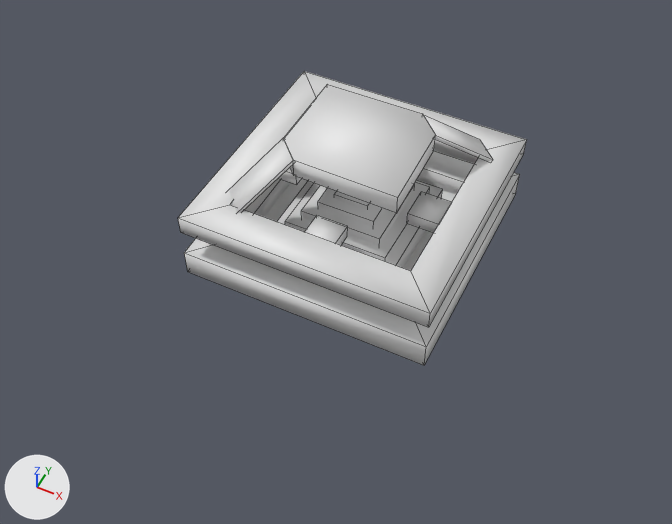
An edit to the Blender file Assets/Resources/Danny/Imports/Rooms/PyramidRoomModel.blend, drawn before and after from the same camera.
One viewpoint serves both versions: a 50 mm lens placed at (214.0, -468.0, 517.0), pointed at (3.0, -45.0, -12.0). The axes (+X, +Y, +Z) are drawn at lower left. The lights are the same throughout. Mesh edges are drawn as thin lines.
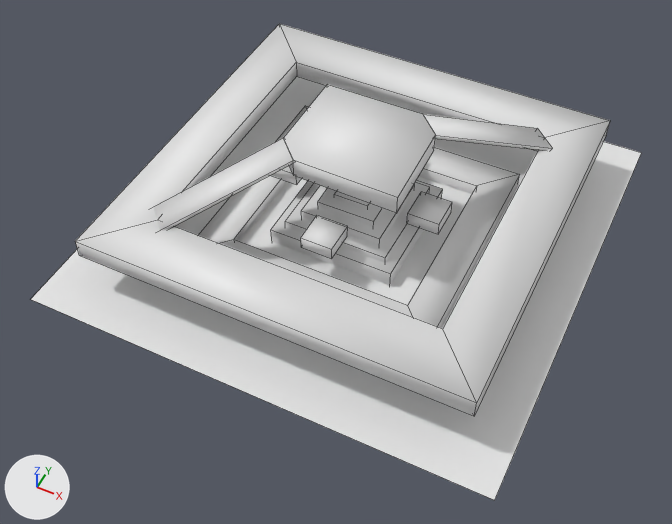
The newer file is also rescaled (x0.581) as a whole; pictures and numbers use the older file's frame.

Boxes [x1, y1, x2, y2] around the edits, measured in the pictures (672 x 524 px):
```json
{"object": "Cube_4", "change": "mesh rescaled", "before": [178, 71, 527, 327], "after": [75, 24, 610, 416], "on screen": "53% wider, 53% taller"}
{"object": "Plane", "change": "reshaped", "before": [265, 179, 456, 271], "after": [31, 76, 641, 500]}
{"object": "Cube_20", "change": "reshaped", "before": [229, 138, 293, 213], "after": [153, 138, 293, 230], "on screen": "117% wider, 22% taller"}
{"object": "Cube_21", "change": "reshaped", "before": [423, 114, 493, 161], "after": [423, 114, 552, 150], "on screen": "83% wider, 23% shorter"}
{"object": "Cube_9", "change": "unchanged, uncovered by the edit", "before": [277, 180, 442, 268], "after": [271, 180, 442, 286]}
```

The change, as JSON lines over the scene's bpy script:
```json
{"block": "me_mesh_001", "where": "me_mesh_001.from_pydata(...)  # 8 vertices, 6 faces; spans x 28.2..83.3, y 25.8..80.8, z 34.9..75.7"}
{"block": "me_mesh_001", "where": "# used by ob_cube_21; location = (0.0, 0.0, 0.0)"}
{"block": "me_mesh_001", "where": "# before: 4 (82.0, 61.9, 34.9), 5 (83.3, 63.2, 37.3) at pixel (493, 159), 6 (64.3, 79.6, 34.9), 7 (65.6, 80.8, 37.3) at pixel (479, 139)"}
{"block": "me_mesh_001", "change": "me_mesh_001 part 1"}
{"op": "add", "block": "me_mesh_001", "code": "for i in [*range(4, 8)]: me_mesh_001.vertices[i].co += Vector((36.4, 32.9, 0.0))"}
{"block": "me_mesh_002", "where": "me_mesh_002.from_pydata(...)  # 8 vertices, 6 faces; spans x -83.5..-30.6, y -76.5..-23.7, z 31.2..75.8"}
{"block": "me_mesh_002", "where": "# used by ob_cube_20; location = (0.0, 0.0, 0.0)"}
{"block": "me_mesh_002", "where": "# before: 0 (-82.1, -57.5, 31.2), 1 (-83.5, -58.8, 33.5), 2 (-64.4, -75.1, 31.2), 3 (-65.8, -76.5, 33.5)"}
{"block": "me_mesh_002", "change": "me_mesh_002 part 2"}
{"op": "add", "block": "me_mesh_002", "code": "for i in [*range(0, 4)]: me_mesh_002.vertices[i].co += Vector((-43.9, -43.6, 0.0))"}
{"block": "me_mesh_019", "where": "me_mesh_019.from_pydata(...)  # 16 vertices, 16 faces; spans x -98.0..98.0, y -97.0..97.0, z 22.0..37.0"}
{"block": "me_mesh_019", "where": "# used by ob_cube_4; location = (0.0, 0.0, 0.0)"}
{"block": "me_mesh_019", "change": "me_mesh_019 part 3: the whole mesh is scaled about its middle by (1.53, 1.53, 1)"}
{"block": "me_mesh_023", "where": "me_mesh_023.from_pydata(...)  # 4 vertices, 1 face; spans x -90.0..90.0, y -90.0..90.0, z -17.0"}
{"block": "me_mesh_023", "where": "# used by ob_plane; location = (0.0, 0.0, 0.0)"}
{"block": "me_mesh_023", "change": "me_mesh_023 part 4"}
{"op": "set", "path": "me_mesh_023.vertices[0].co", "old": "(-90.0, -90.0, -17.0)", "new": "(-180.0, -179.0, -10.0)", "note": "not seen -> pixel (30, 299)"}
{"op": "set", "path": "me_mesh_023.vertices[1].co", "old": "(90.0, -90.0, -17.0)", "new": "(179.0, -179.0, -10.0)", "note": "not seen -> pixel (494, 500)"}
{"op": "set", "path": "me_mesh_023.vertices[2].co", "old": "(-90.0, 90.0, -17.0)", "new": "(-180.0, 180.0, -10.0)"}
{"op": "set", "path": "me_mesh_023.vertices[3].co", "old": "(90.0, 90.0, -17.0)", "new": "(179.0, 180.0, -10.0)", "note": "not seen -> pixel (641, 152)"}
```
